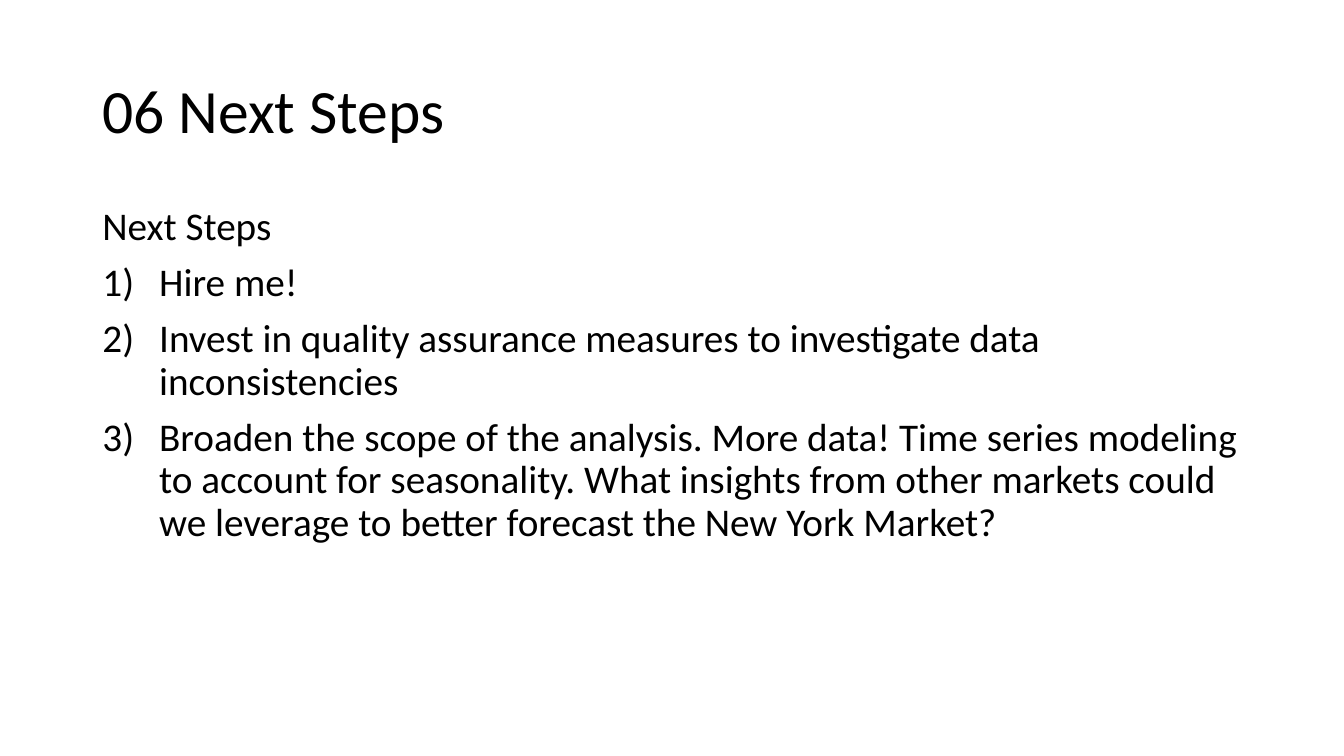
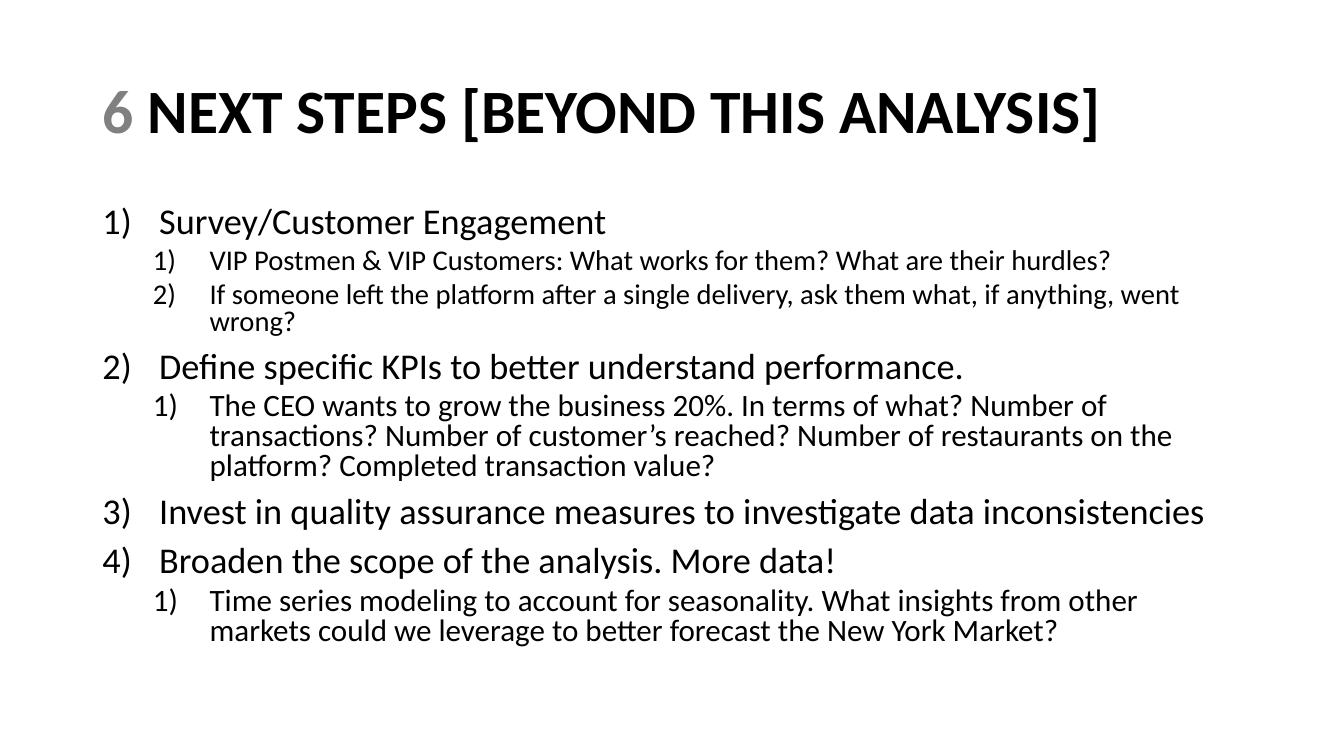
Before and after one commit to sstarkjr/PM_MarketAnalysis, a slide deck: slide 15 of Stephen_Stark_Analysis.pptx. Drawn at 1344x756 pixels with LibreOffice and Linux fonts; fonts in the diff are those of the drawing. Boxes give left, top, right and bottom in pixels: in the first picture for what was removed or moved away, otherwise in the second. Text is boxed around its words. In the diff, an @@ line names an element or a change of style, - is before the commit and + after.

```diff
--- a/Stephen_Stark_Analysis.pptx
+++ b/Stephen_Stark_Analysis.pptx
@@ title at [102, 88, 1100, 142]: text changed; bold on @@
-06 Next Steps
+6 NEXT STEPS [BEYOND THIS ANALYSIS]
@@ text at [159, 208, 1180, 481]: text changed; size 28 to 22.2 pt @@
-Next Steps
-1) Hire me!
+1) Survey/Customer Engagement
+  1) VIP Postmen & VIP Customers: What works for them? What are their hurdles?
+  2) If someone left the platform after a single delivery, ask them what, if anything, went wrong?
+2) Define specific KPIs to better understand performance.
+  1) The CEO wants to grow the business 20%. In terms of what? Number of transactions? Number of customer’s reached? Number of restaurants on the platform? Completed transaction value?
@@ text at [159, 498, 1205, 531]: size 28 to 25.9 pt in "Invest in quality assurance measures to investigate ..."; line spacing 0.9 to 0.8 @@
@@ text at [159, 547, 1137, 647]: text changed; size 28 to 22.2 pt @@
-3) Broaden the scope of the analysis. More data! Time series modeling to account for seasonality. What insights from other markets could we leverage to better forecast the New York Market?
+4) Broaden the scope of the analysis. More data!
+  1) Time series modeling to account for seasonality. What insights from other markets could we leverage to better forecast the New York Market?
```
Also in this commit, not shown: 11 other slides changed, 2 slides added, 1 slide removed, 3 other files.
